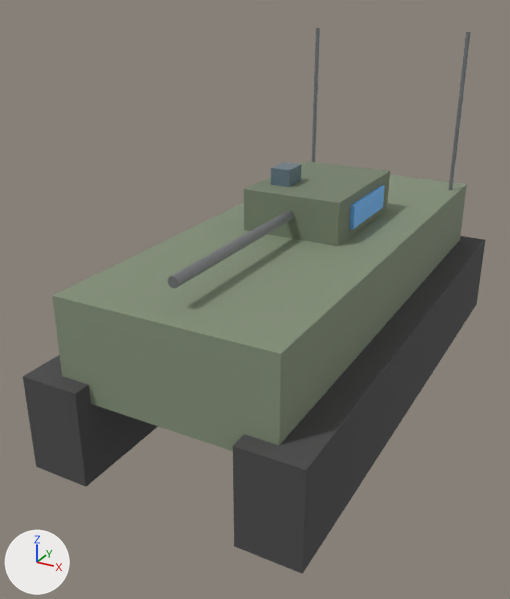
An edit to the glTF model game/assets/models/units/ru_ifv.glb, drawn before and after from the same camera.
Rendered twice from a camera (50 mm lens) standing at (3.54, -7.75, 4.76) and looking at (-0.38, -0.63, 1.2). Arrows for +X, +Y and +Z are at lower left; the lights stay in place. The picture after the commit comes second. Where no turn or scale is listed for an object, it has been applied to the vertices.

In view in the first picture: 'barrel', 'hull', 'sight', 'team_panel_r', 'track_l', 'track_r', 'turret', 'whip_0', 'whip_1'.
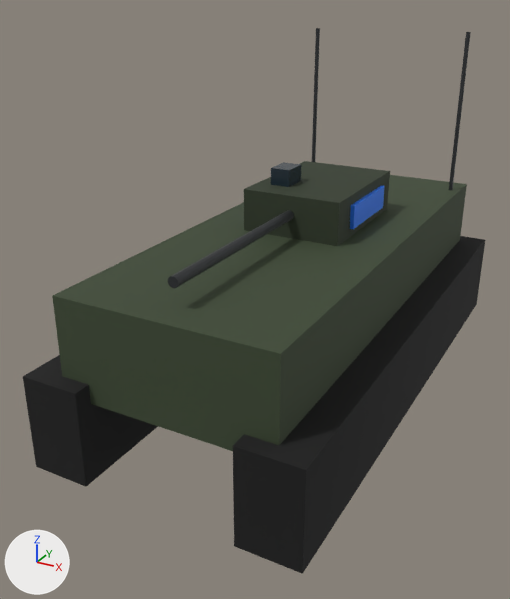
Changed parts and their boxes [x1, y1, x2, y2] in the pictures (510 x 599 px):
```json
{"object": "hull", "change": "recoloured", "before": [52, 175, 467, 451], "after": [52, 175, 467, 451], "on screen": "grey to dark green"}
{"object": "track_r", "change": "recoloured", "before": [233, 236, 485, 574], "after": [233, 236, 485, 574], "on screen": "dark grey to black"}
{"object": "track_l", "change": "recoloured", "before": [23, 355, 158, 487], "after": [23, 355, 158, 487], "on screen": "dark grey to black"}
{"object": "turret", "change": "recoloured", "before": [244, 161, 390, 246], "after": [244, 161, 390, 246], "on screen": "darker"}
{"object": "barrel", "change": "recoloured", "before": [168, 210, 294, 288], "after": [168, 210, 294, 288], "on screen": "grey to dark grey"}
{"object": "team_panel_r", "change": "recoloured", "before": [349, 186, 385, 229], "after": [349, 186, 385, 229], "on screen": "darker"}
{"object": "whip_1", "change": "recoloured", "before": [449, 32, 471, 190], "after": [449, 32, 471, 190], "on screen": "grey to dark grey"}
{"object": "sight", "change": "recoloured", "before": [271, 162, 301, 187], "after": [271, 162, 301, 187], "on screen": "darker"}
{"object": "whip_0", "change": "recoloured", "before": [312, 28, 320, 162], "after": [312, 28, 320, 162], "on screen": "grey to dark grey"}
```

Edits to the scene script, one JSON object a line:
```json
{"op": "set", "path": "mat_ru_body.base_color", "old": "(0.23, 0.28, 0.19)", "new": "(0.0432, 0.0637, 0.0301)", "note": "grey #849079 -> dark green #3b4730"}
{"op": "set", "path": "mat_dark.base_color", "old": "(0.07, 0.07, 0.07)", "new": "(0.00598, 0.00598, 0.00598)", "note": "dark grey #4b4b4b -> black #121212"}
{"op": "set", "path": "mat_ru_accent.base_color", "old": "(0.184, 0.224, 0.152)", "new": "(0.0283, 0.0411, 0.0201)", "note": "greyish green #77826d -> dark green #2f3927"}
{"op": "set", "path": "mat_metal.base_color", "old": "(0.25, 0.26, 0.27)", "new": "(0.0509, 0.055, 0.0593)", "note": "grey #898b8e -> dark grey #404245"}
{"op": "set", "path": "mat_glass.base_color", "old": "(0.12, 0.18, 0.22)", "new": "(0.0134, 0.0272, 0.0397)", "note": "greyish blue #617681 -> dark blue #1f2e38"}
{"op": "set", "path": "mat_team_color.base_color", "old": "(0.16, 0.47, 0.95)", "new": "(0.022, 0.187, 0.89)", "note": "blue #6fb6f9 -> blue #2978f2"}
```
